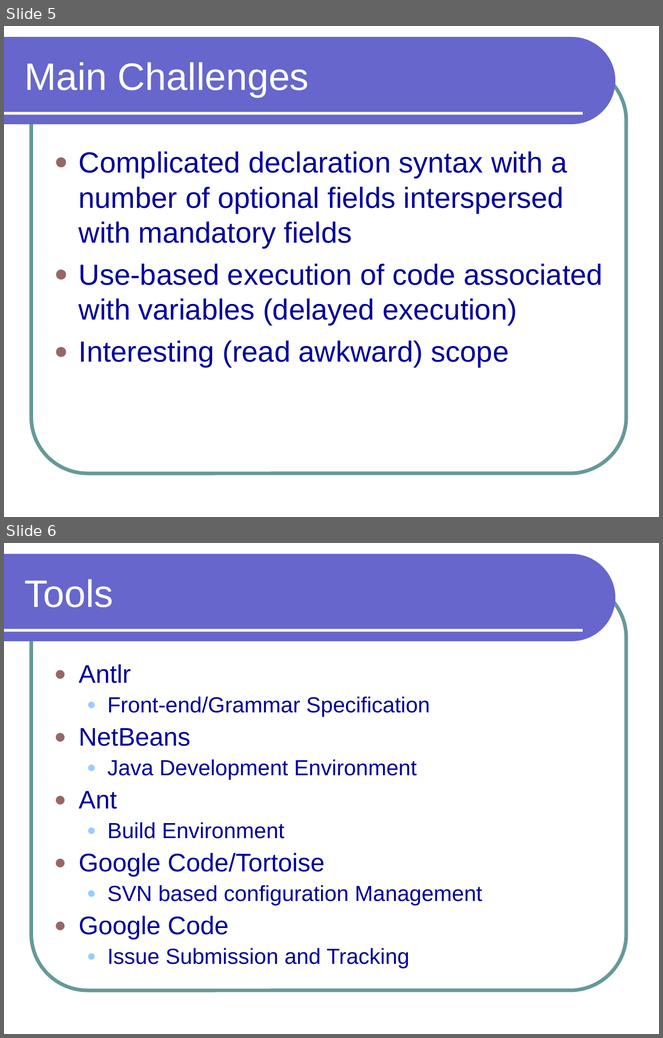
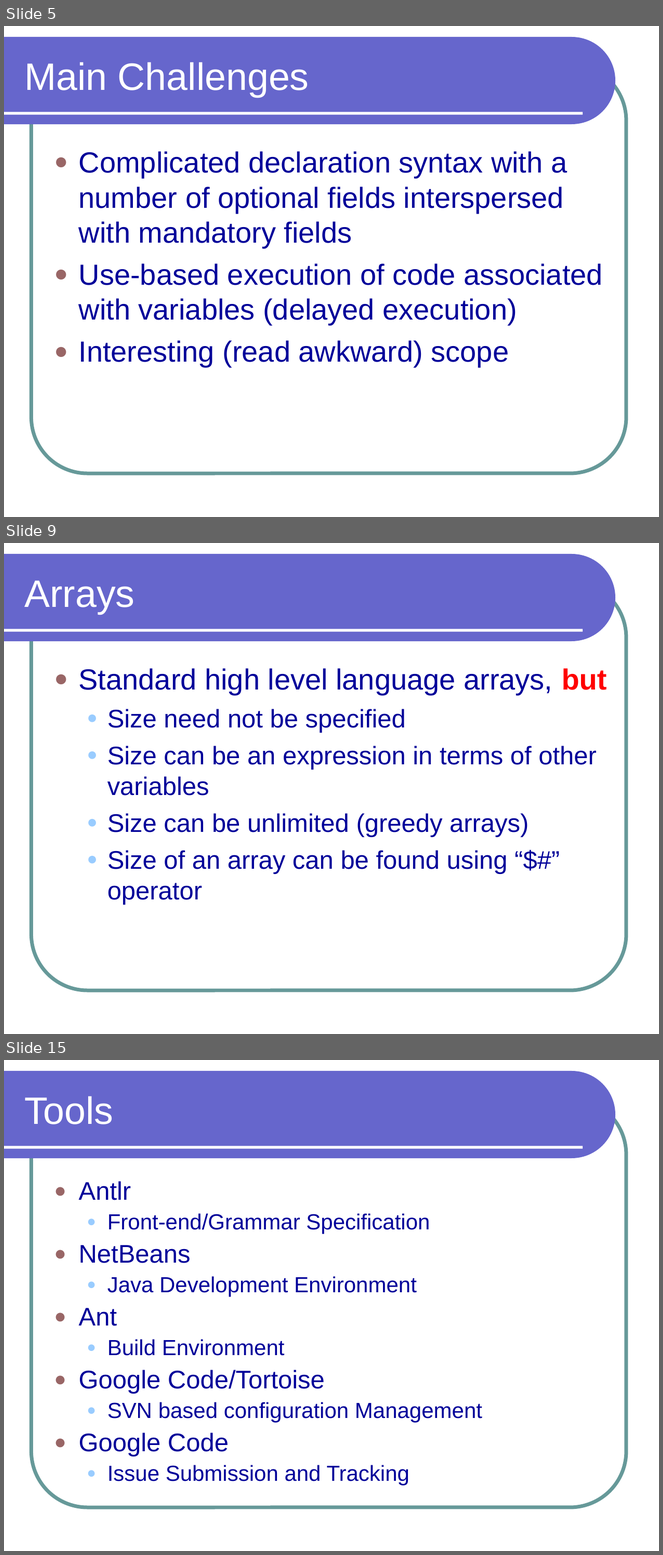
Before and after one commit to preethinarayan/plt-bdpl, a slide deck: bdpl/doc/Presentation/BDPL.ppt. Shown one above the other, each under a label of ours: slides 5 and 6 before the commit, slides 5, 9 and 15 after it; the slides between them are not shown. The pictures are 663x1038 and 663x1555 pixels, drawn with LibreOffice and Linux fonts; fonts in the diff are those of the drawing. Boxes give left, top, right and bottom in pixels: in the first picture for what was removed or moved away, otherwise in the second. Text is boxed around its words. In the diff, an @@ line names an element or a change of style, - is before the commit and + after.

Commit message:
Updated presentation

```diff
--- a/bdpl/doc/Presentation/BDPL.ppt
+++ b/bdpl/doc/Presentation/BDPL.ppt
@@ slide 9 added at (x1=4, y1=543, x2=659, y2=1034), background #FFFFFF; not listed: 3 template elements that a slide beside it also shows @@
@@ title added at (x1=24, y1=580, x2=135, y2=614), 42 pt, text #FFFFFF @@
+Arrays
@@ text added at (x1=79, y1=668, x2=607, y2=905), 28 pt, text #000099 @@
+● Standard high level language arrays, but
+  ● Size need not be specified
+  ● Size can be an expression in terms of other variables
+  ● Size can be unlimited (greedy arrays)
+  ● Size of an array can be found using “$#” operator
@@ what was slide 6 is now slide 15 @@
```
Also in this commit, not shown: 8 other slides added.
